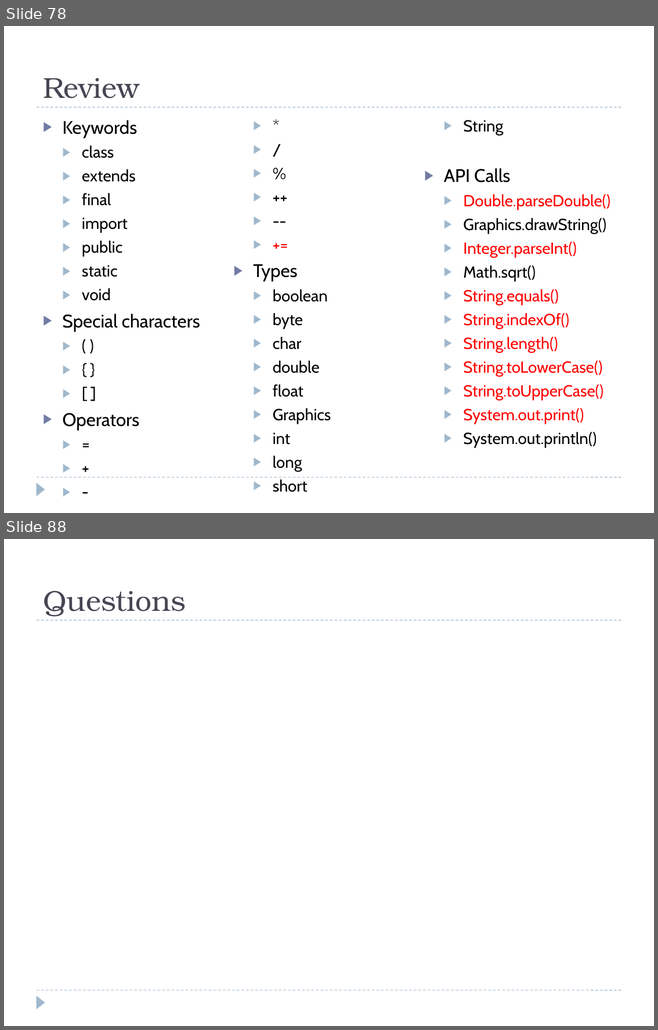
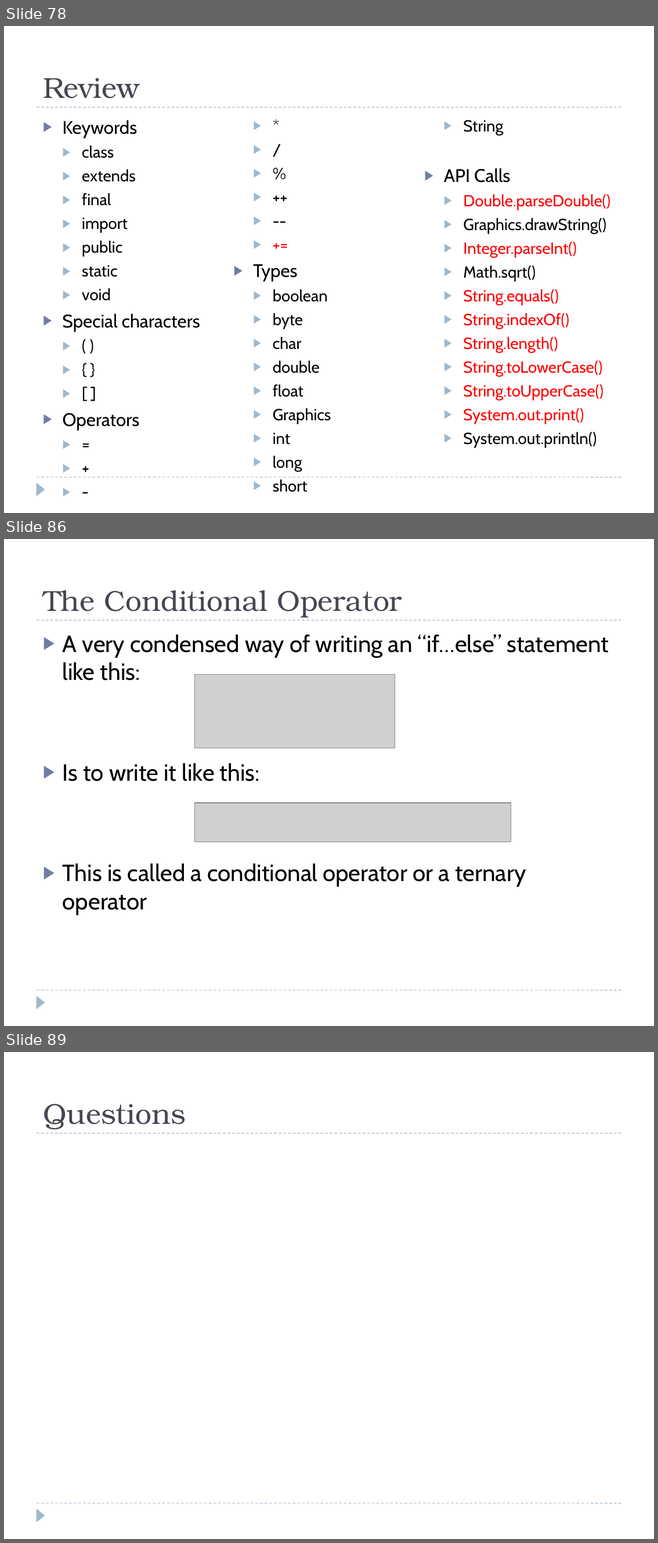
Before and after one commit to bcraig108/JavaClass_2013_Summer, a slide deck: Introduction to Java Programming.pptx. Shown one above the other, each under a label of ours: slides 78 and 88 before the commit, slides 78, 86 and 89 after it; the slides between them are not shown. The pictures are 658x1030 and 658x1543 pixels, drawn with LibreOffice and Linux fonts; fonts in the diff are those of the drawing; grey boxes stand for pictures; background and template pictures are left out. Boxes give left, top, right and bottom in pixels: in the first picture for what was removed or moved away, otherwise in the second. Text is boxed around its words. In the diff, an @@ line names an element or a change of style, - is before the commit and + after.

```diff
--- a/Introduction to Java Programming.pptx
+++ b/Introduction to Java Programming.pptx
@@ slide 86 added at <box>4,539,654,1026</box>, background #FFFFFF; not listed: 3 template elements that a slide beside it also shows @@
@@ title added at <box>43,590,402,618</box>, 32 pt, text #464653 @@
+The Conditional Operator
@@ text added at <box>63,634,609,915</box>, 26 pt, text #000000 @@
+▶ A very condensed way of writing an “if…else” statement like this:
+▶ Is to write it like this:
+▶ This is called a conditional operator or a ternary operator
@@ picture added at <box>194,674,394,748</box> @@
@@ picture added at <box>194,803,510,842</box> @@
@@ what was slide 88 is now slide 89 @@
```
Also in this commit, not shown: 8 slides changed, 3 other slides added, 3 slides removed, 1 other file.
